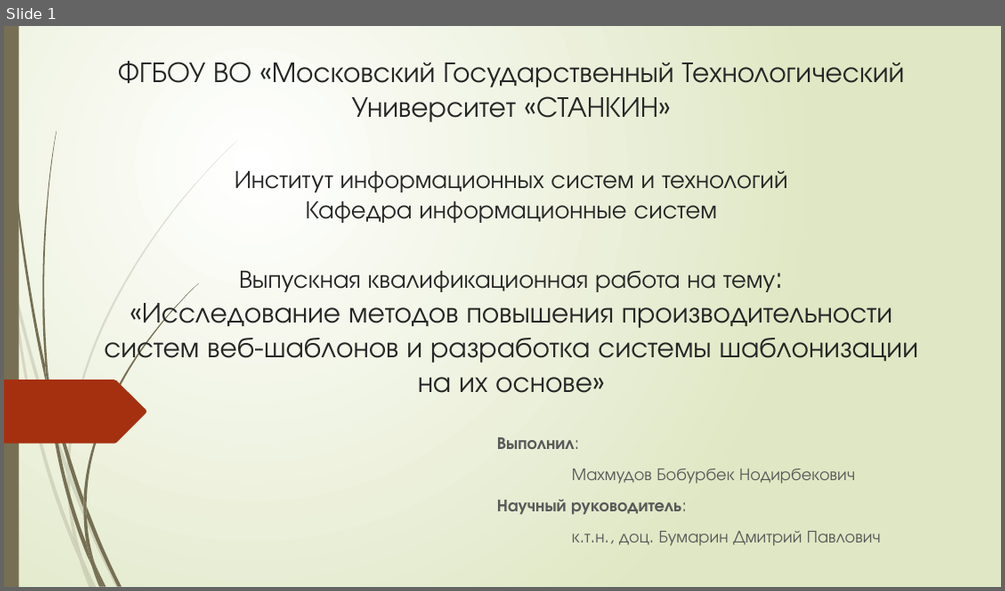
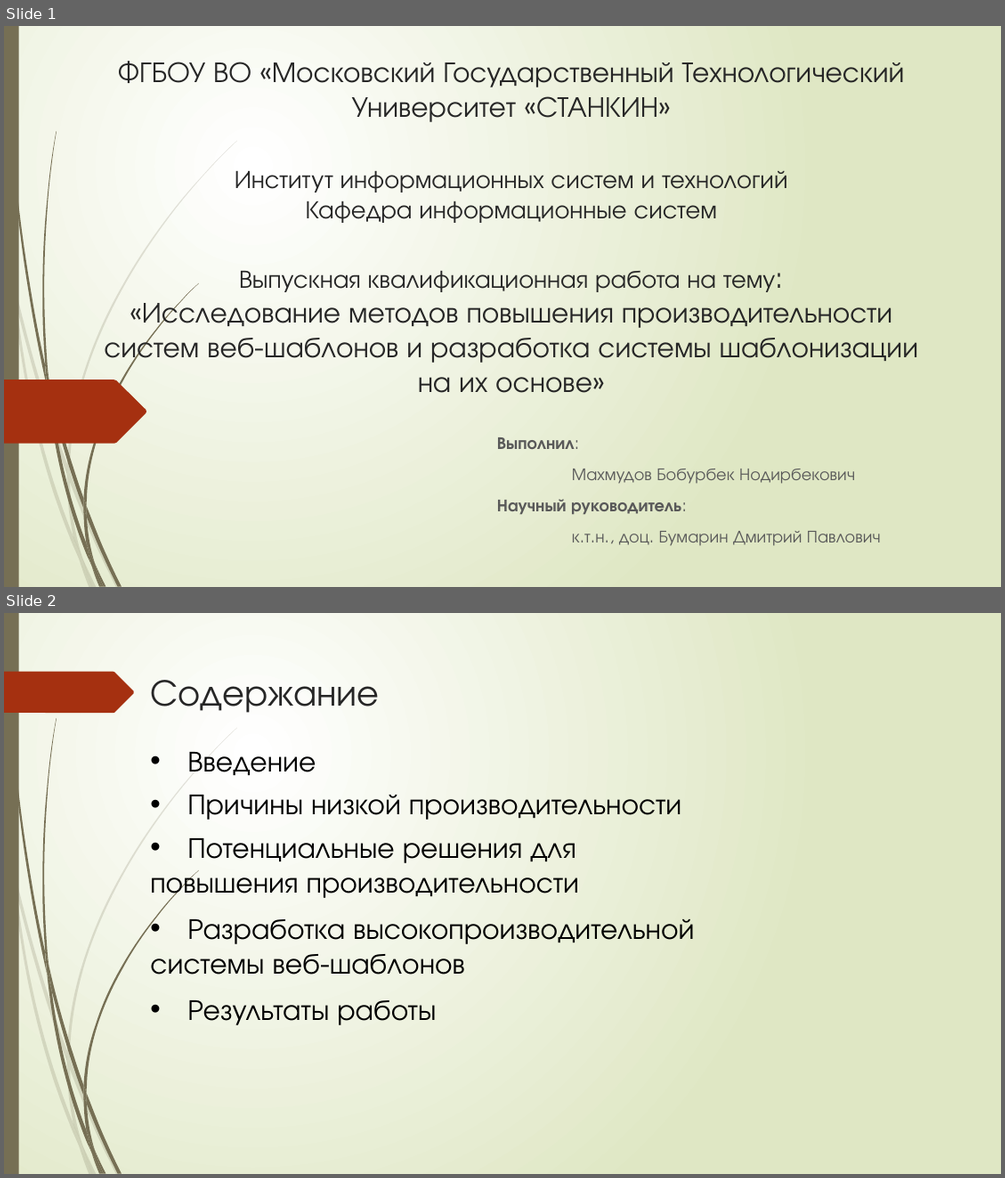
Before and after one commit to bobs4462/tachyon, a slide deck: docs/Презентация ВКР.pptx. Shown one above the other, each under a label of ours: slide 1 before the commit, slides 1 and 2 after it. The pictures are 1005x591 and 1005x1178 pixels, drawn with LibreOffice and Linux fonts; fonts in the diff are those of the drawing. Boxes give left, top, right and bottom in pixels: in the first picture for what was removed or moved away, otherwise in the second. Text is boxed around its words. In the diff, an @@ line names an element or a change of style, - is before the commit and + after.

```diff
--- a/docs/Презентация ВКР.pptx
+++ b/docs/Презентация ВКР.pptx
@@ slide 2 added at (4,613,1001,1174), background gradient #FFFFFF to #DFE8C4; not listed: 23 template elements that a slide beside it also shows @@
@@ freeform shape added at (4,672,134,713), fill #A53010 @@
@@ title added at (151,680,380,713), 36 pt, text #262626 @@
+Содержание
@@ text added at (187,752,316,776), 28 pt, text #000000 @@
+• Введение
@@ text added at (187,795,681,819), 28 pt, text #000000 @@
+• Причины низкой производительности
@@ text added at (150,838,579,900), 28 pt, text #000000 @@
+• Потенциальные решения для
+повышения производительности
@@ text added at (150,919,694,974), 28 pt, text #000000 @@
+• Разработка высокопроизводительной
+системы веб-шаблонов
@@ text added at (187,1000,436,1025), 28 pt, text #000000 @@
+• Результаты работы
```
Also in this commit, not shown: 9 other slides added.
